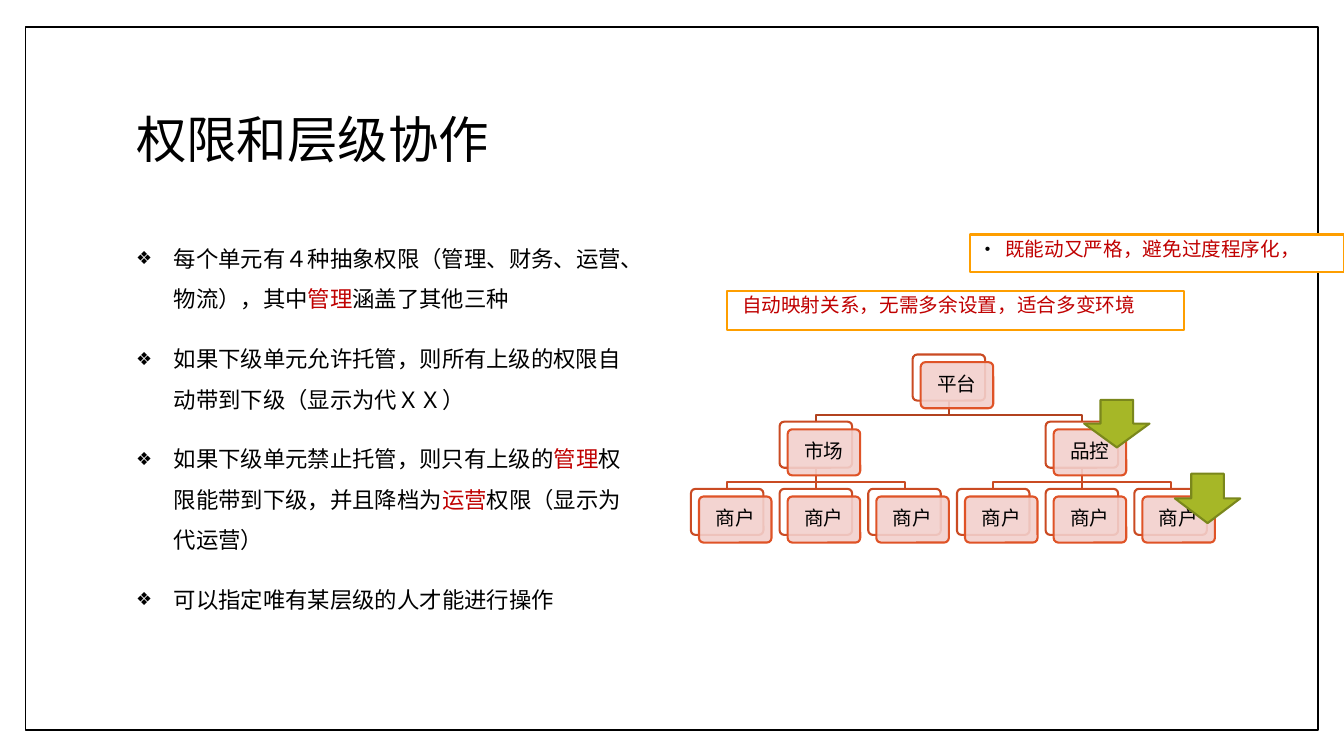
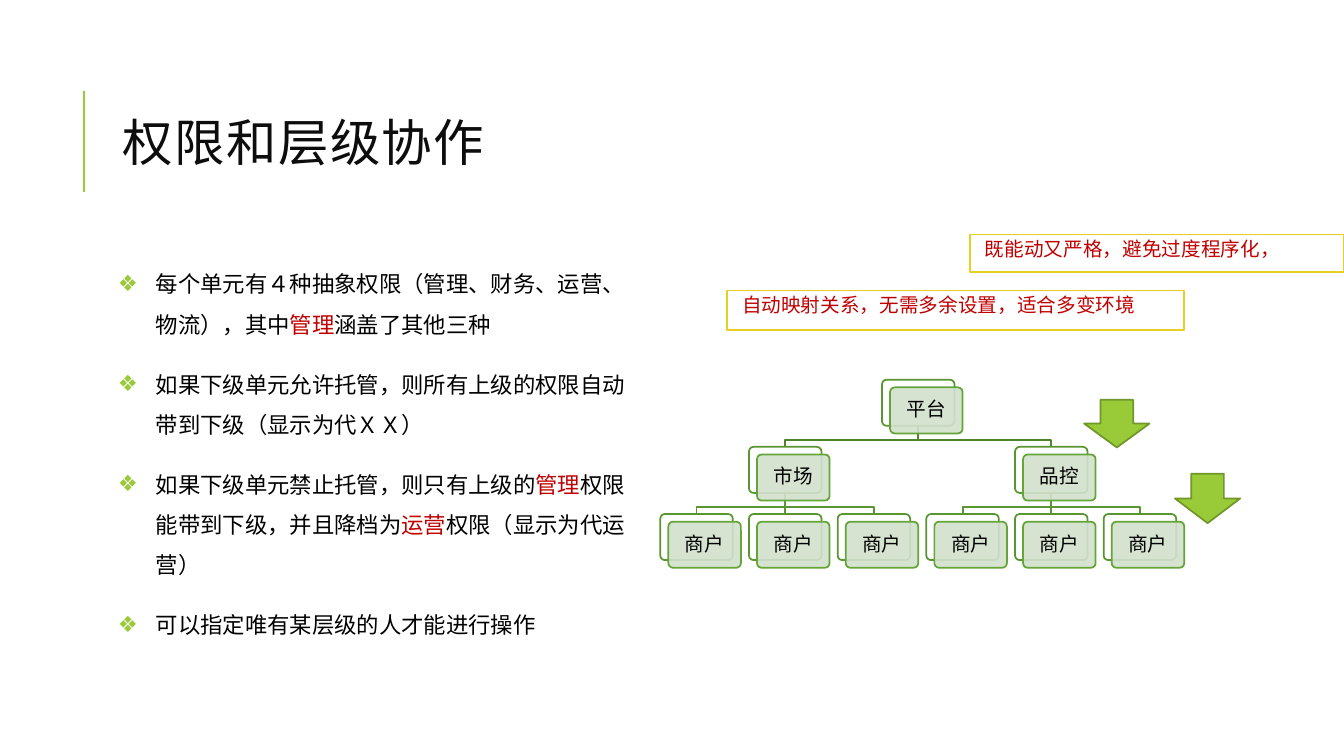
Before and after one commit to jzgi/chainsmart, a slide deck: slide 22 of Docs/品链供销.pptx. Drawn at 1344x756 pixels with LibreOffice and Linux fonts; fonts in the diff are those of the drawing. Boxes give left, top, right and bottom in pixels: in the first picture for what was removed or moved away, otherwise in the second. Text is boxed around its words. In the diff, an @@ line names an element or a change of style, - is before the commit and + after.

```diff
--- a/Docs/品链供销.pptx
+++ b/Docs/品链供销.pptx
@@ rectangle removed at [25, 27, 1318, 730] @@
@@ title "权限和层级协作": place and size @@
-title "权限和层级协作" at [136, 115, 489, 163]
+title "权限和层级协作" at [123, 118, 484, 166]
@@ title "权限和层级协作" at [123, 118, 484, 166]: text colour #000000 to #0D0D0D, letter spacing 0 to 1 pt; line spacing 0.9 to 0.8 @@
@@ line added from (84, 192) to (84, 91), #99CB38 1.5 pt @@
@@ text "既能动又严格，避免过度程序化，" at [970, 235, 1344, 272]: bullet • to  ; bullet colour #000000 to #99CB38; outline #FE9E00 1.5 pt to #E6D024 1.25 pt @@
@@ text "每个单元有４种抽象权限（管理、财务、运营、物流），其中管理涵盖了其他三种": place and size @@
-text "每个单元有４种抽象权限（管理、财务、运营、物流），其中管理涵盖了其他三种" at [174, 248, 643, 610]
+text "每个单元有４种抽象权限（管理、财务、运营、物流），其中管理涵盖了其他三种" at [156, 273, 625, 635]
@@ text "每个单元有４种抽象权限（管理、财务、运营、物流），其中管理涵盖了其他三种" at [156, 273, 625, 635]: bullet colour #000000 to #99CB38 @@
@@ rectangle "自动映射关系，无需多余设置，适合多变环境" at [727, 290, 1185, 330]: bullet colour #DF5327 to #63A537; outline #FE9E00 1.5 pt to #E6D024 1.25 pt @@
@@ fill #F3D1CD at 90% opacity to #FFFFFF; outline #DF5327 1.5 pt to #5A9632 1.25 pt in 9 elements at [1015, 447, 1088, 493], [1015, 514, 1088, 561], [660, 514, 733, 561], [838, 514, 910, 561], [927, 514, 999, 561], [1104, 514, 1177, 561], [749, 447, 822, 493], [749, 514, 822, 561], [882, 380, 955, 426] @@
@@ rounded rectangle: place and size @@
-rounded rectangle at [921, 362, 993, 408]
+rounded rectangle at [882, 380, 955, 426]
@@ rounded rectangle: place and size @@
-rounded rectangle at [912, 355, 985, 401]
+rounded rectangle at [890, 387, 963, 434]
@@ down arrow at [1085, 400, 1150, 448]: fill #A6B727 to #99CB38; outline #7B871D 1.5 pt to #719629 1.25 pt @@
@@ freeform shape at [785, 425, 919, 447]: outline #B3421F 1.5 pt to #4F842C 1.25 pt @@
@@ freeform shape at [919, 425, 1052, 447]: outline #B3421F 1.5 pt to #4F842C 1.25 pt @@
@@ down arrow at [1176, 474, 1241, 523]: fill #A6B727 to #99CB38; outline #7B871D 1.5 pt to #719629 1.25 pt @@
@@ 9 texts, 8 freeform shapes: place and size @@
-9 texts, 8 freeform shapes at [716, 374, 1198, 527]
+9 texts, 8 freeform shapes at [685, 399, 1167, 553]
@@ outline #CA4B23 1.5 pt to #5A9632 1.25 pt in 6 elements at [963, 493, 1052, 514], [1047, 493, 1057, 514], [780, 493, 790, 514], [697, 493, 785, 514], [1052, 493, 1140, 514], [785, 493, 874, 514] @@
@@ 8 rounded rectangles: place and size @@
-8 rounded rectangles at [699, 430, 1215, 543]
+8 rounded rectangles at [660, 447, 1177, 561]
@@ fill #FFFFFF to #D3E1CE at 90% opacity; outline #CA4B23 1.5 pt to #63A537 1.25 pt in 9 elements at [890, 387, 963, 434], [846, 522, 919, 569], [757, 455, 830, 501], [668, 522, 741, 569], [757, 522, 830, 569], [1023, 455, 1096, 501], [1023, 522, 1096, 569], [1112, 522, 1185, 569], [935, 522, 1007, 569] @@
@@ 5 rounded rectangles: place and size @@
-5 rounded rectangles at [779, 421, 1207, 535]
+5 rounded rectangles at [757, 455, 1185, 569]
@@ 3 rounded rectangles: place and size @@
-3 rounded rectangles at [691, 421, 1118, 535]
+3 rounded rectangles at [668, 455, 1096, 569]
```
Also in this commit, not shown: 27 other slides changed, 28 other files.
